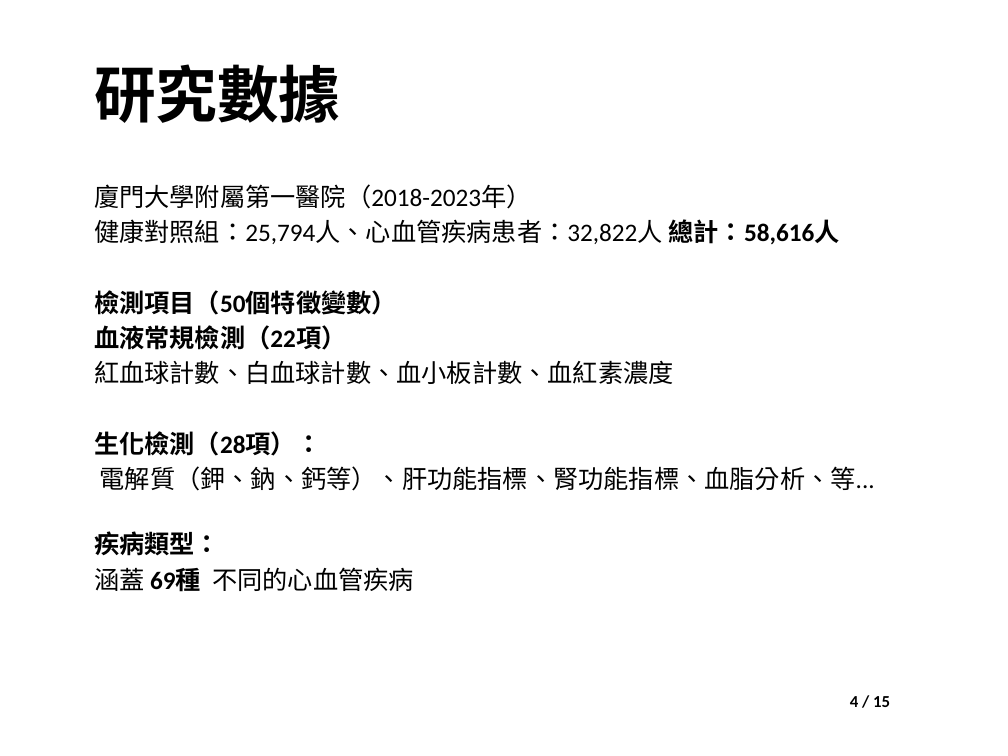
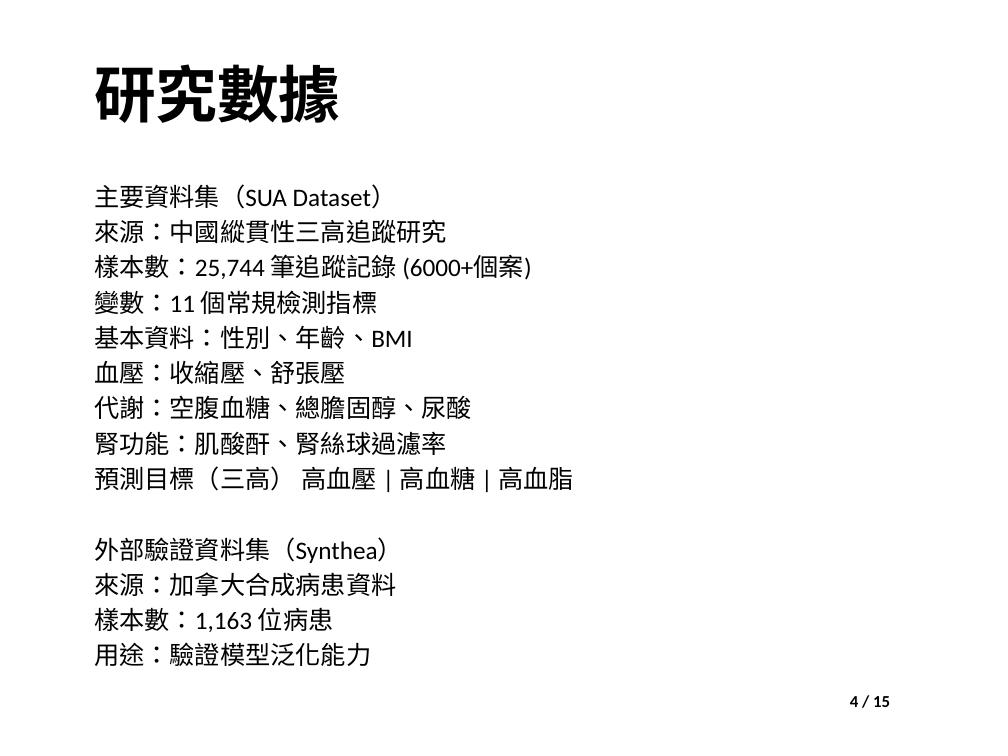
Before and after one commit to joechiboo/ResearchSeminar-3H, a slide deck: slide 4 of 提交檔案/專題討論_21138X006_紀伯喬_wVBA.pptm. Drawn at 1008x756 pixels with LibreOffice and Linux fonts; fonts in the diff are those of the drawing; background and template pictures are left out. Boxes give left, top, right and bottom in pixels: in the first picture for what was removed or moved away, otherwise in the second. Text is boxed around its words. In the diff, an @@ line names an element or a change of style, - is before the commit and + after.

```diff
--- a/提交檔案/專題討論_21138X006_紀伯喬_wVBA.pptm
+++ b/提交檔案/專題討論_21138X006_紀伯喬_wVBA.pptm
@@ text at [94, 184, 574, 666]: text changed @@
-廈門大學附屬第一醫院（2018-2023年）
-健康對照組：25,794人、心血管疾病患者：32,822人 總計：58,616人
-檢測項目（50個特徵變數）
-血液常規檢測（22項）
-紅血球計數、白血球計數、血小板計數、血紅素濃度
-生化檢測（28項）：
-電解質（鉀、鈉、鈣等）、肝功能指標、腎功能指標、血脂分析、等...
-疾病類型：
-涵蓋 69種 不同的心血管疾病
+主要資料集（SUA Dataset）
+來源：中國縱貫性三高追蹤研究
+樣本數：25,744 筆追蹤記錄 (6000+個案)
+變數：11 個常規檢測指標
+基本資料：性別、年齡、BMI
+血壓：收縮壓、舒張壓
+代謝：空腹血糖、總膽固醇、尿酸
+腎功能：肌酸酐、腎絲球過濾率
+預測目標（三高） 高血壓 | 高血糖 | 高血脂
+外部驗證資料集（Synthea）
+來源：加拿大合成病患資料
+樣本數：1,163 位病患
+用途：驗證模型泛化能力
```
Also in this commit, not shown: 7 other slides changed, 1 slide added, 1 slide removed, 4 other files.
